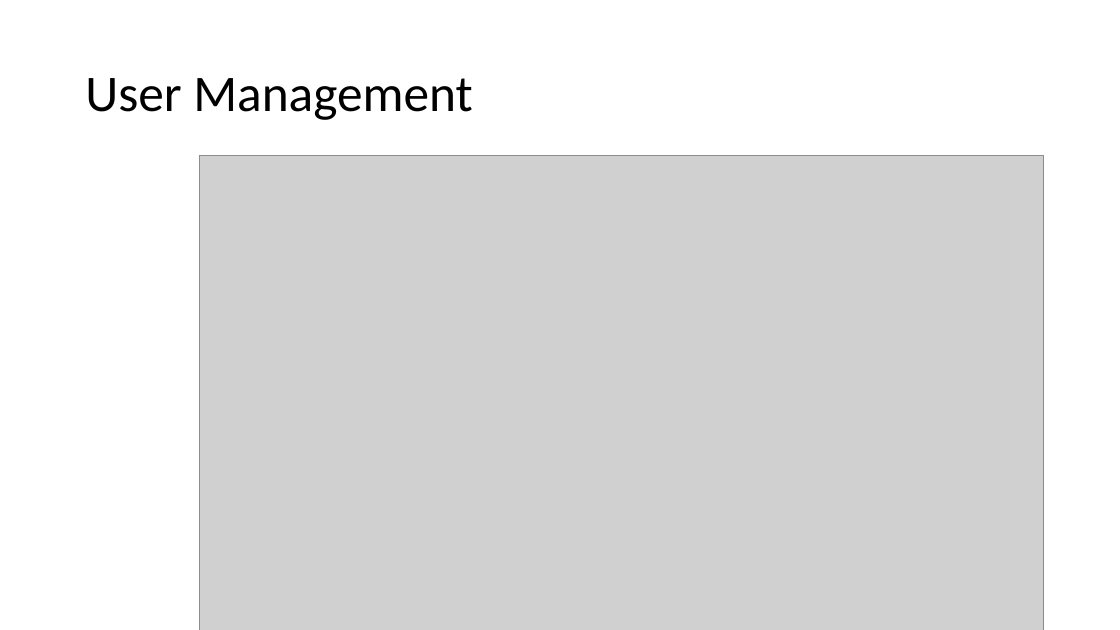
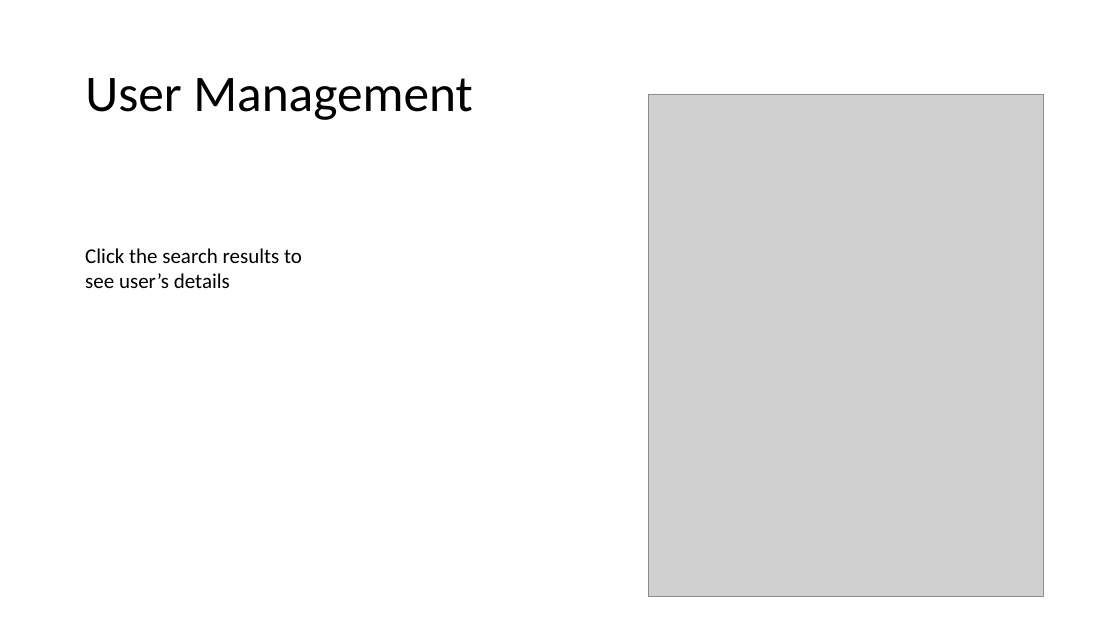
Before and after one commit to zbhavyai/veterinary-clinic, a slide deck: slide 8 of wireframing/Wireframes_v2.pptx. Drawn at 1120x630 pixels with LibreOffice and Linux fonts; fonts in the diff are those of the drawing; grey boxes stand for pictures. Boxes give left, top, right and bottom in pixels: in the first picture for what was removed or moved away, otherwise in the second. Text is boxed around its words. In the diff, an @@ line names an element or a change of style, - is before the commit and + after.

```diff
--- a/wireframing/Wireframes_v2.pptx
+++ b/wireframing/Wireframes_v2.pptx
@@ picture added at [649, 94, 1044, 597] @@
@@ picture removed at [199, 155, 1044, 630] @@
@@ text added at [85, 248, 302, 288], 18 pt, text #000000 @@
+Click the search results to see user’s details
```
Also in this commit, not shown: 3 other slides changed.
